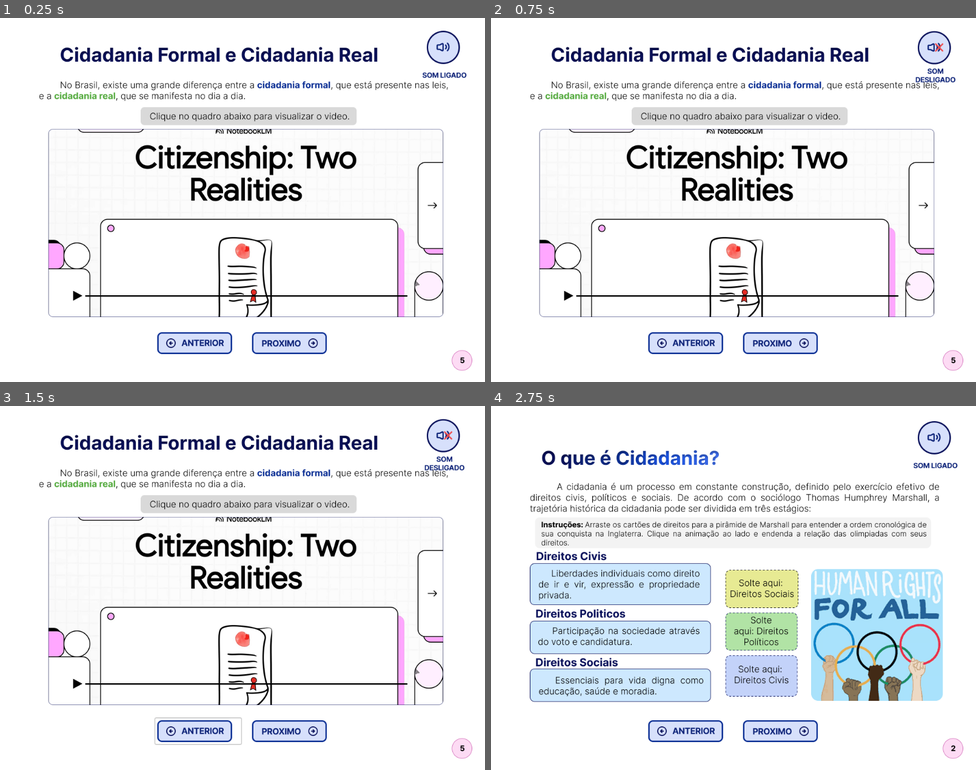
Above: before the commit, frames 1-4 (two rows, left to right).
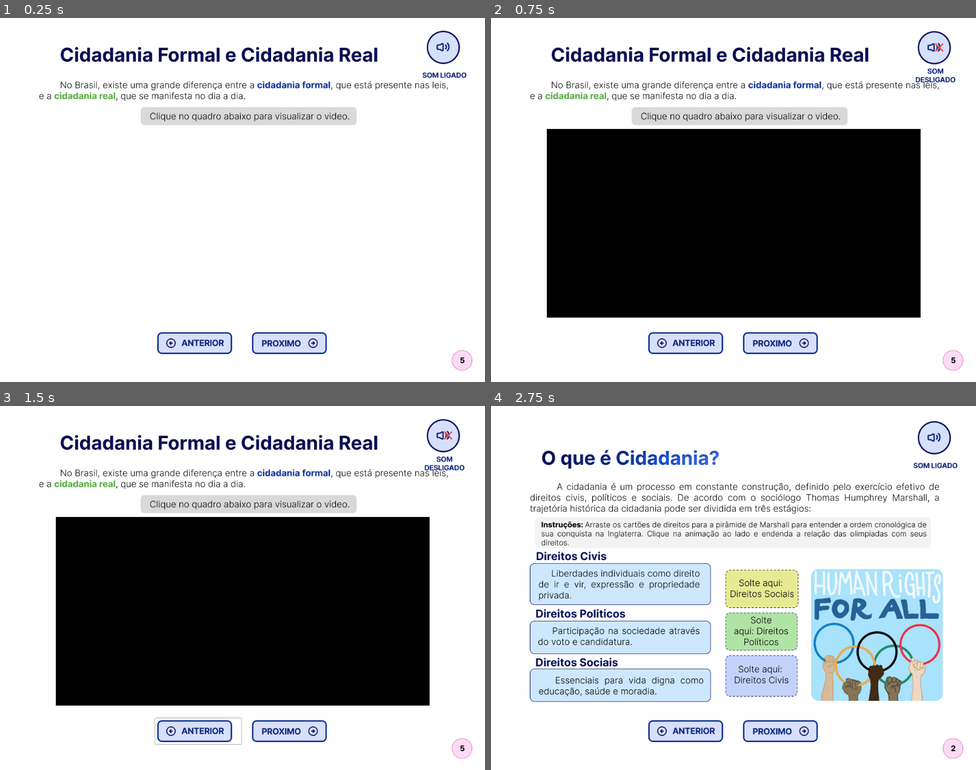
Above: after the commit, the same moments.

Repository: beatrizldsantos/ebook-direitos-e-cidadania
Game: Godot game, scene res://scenes/frame5_cidFormal.tscn
Two runs of this game, one before a commit and one after it. Both use one fixed random seed, a clock stepped at 60 frames per second and the inputs below. This scene is started directly instead of the project's main scene. Video files are missing from this copy of the repository; at most half a second of black plays in their place.
Inputs (mouse positions are in pixels of both pictures, inside the frame that each line leads up to):
- Up to frame 1 (0.25 s): no input
- Up to frame 2 (0.75 s): click (937, 58) at 0.5 s
- Up to frame 3 (1.5 s): click (198, 729) at 1.25 s
- Up to frame 4 (2.75 s): click (777, 729) at 2 s

The runs differ from the first frame. In frame 1, 5.2% of the frame differs, in the area x 9-92%, y 30-83%; in frame 2, 39%; in frame 3, 39%; in frame 4, nothing differs.

Commit message:
feat(video): adicionar player com controle por toque e gestos no tablet

Diff:
--- a/scenes/frame5_cidFormal.tscn
+++ b/scenes/frame5_cidFormal.tscn
@@ -1,8 +1,10 @@
-[gd_scene load_steps=7 format=3 uid="uid://lwo0234wpjdx"]
+[gd_scene load_steps=9 format=3 uid="uid://lwo0234wpjdx"]
 
 [ext_resource type="Texture2D" uid="uid://b1vhvebho20h8" path="res://assets/images/Frame 5 - Cidadania formal x Real.png" id="1_iiyad"]
+[ext_resource type="VideoStream" uid="uid://daa13553ox333" path="res://assets/Videos/Cidadania__Lei_vs-.ogv" id="2_1udua"]
 [ext_resource type="Texture2D" uid="uid://7r70t6s6ssnk" path="res://assets/button/som_liga.png" id="2_7toyl"]
 [ext_resource type="Texture2D" uid="uid://bp6c1kg4x7y7p" path="res://assets/button/som_desliga.png" id="3_1udua"]
+[ext_resource type="Script" uid="uid://bvfg1upqgs68l" path="res://scripts/video_stream_player.gd" id="3_2qbju"]
 [ext_resource type="Texture2D" uid="uid://cdfopk5gj6w6n" path="res://assets/button/ant_capa.png" id="4_2qbju"]
 [ext_resource type="Script" uid="uid://d26rndu622wp5" path="res://scripts/buttons.gd" id="5_qde3l"]
 [ext_resource type="Texture2D" uid="uid://c44a0li12xthv" path="res://assets/button/prox.png" id="6_wif45"]
@@ -16,13 +18,34 @@
 offset_bottom = 40.0
 
 [node name="TextureRect" type="TextureRect" parent="Control"]
-layout_mode = 0
-offset_right = 40.0
-offset_bottom = 40.0
+layout_mode = 1
+anchors_preset = -1
+anchor_top = 0.5
+anchor_bottom = 0.5
+offset_top = -20.0
+offset_right = 950.0
+offset_bottom = 594.0
 
 [node name="Frame2OQueÉCidadania" type="Sprite2D" parent="Control/TextureRect"]
 position = Vector2(512, 384)
 texture = ExtResource("1_iiyad")
+metadata/_edit_lock_ = true
+
+[node name="VideoStreamPlayer" type="VideoStreamPlayer" parent="Control/TextureRect"]
+layout_mode = 1
+anchors_preset = -1
+anchor_left = 0.149
+anchor_top = 0.404
+anchor_right = 0.95000005
+anchor_bottom = 1.0
+offset_left = -23.550003
+offset_top = -14.056015
+offset_right = 4.499939
+offset_bottom = 18.0
+stream = ExtResource("2_1udua")
+expand = true
+script = ExtResource("3_2qbju")
+metadata/_edit_lock_ = true
 
 [node name="GridContainer" type="GridContainer" parent="."]
 offset_left = 888.0
--- /dev/null
+++ b/scripts/video_stream_player.gd
@@ -0,0 +1,33 @@
+extends VideoStreamPlayer
+
+@onready var video_stream_player: VideoStreamPlayer = $"."
+
+var touch_start_pos: Vector2
+
+func _ready():
+	# Não inicia automaticamente, espera o toque
+	video_stream_player.stop()
+
+func _input(event):
+	if event is InputEventScreenTouch:
+		if event.pressed:
+			touch_start_pos = event.position
+		else:
+			var touch_end_pos = event.position
+			var delta = touch_end_pos - touch_start_pos
+
+			# TOQUE SIMPLES = PLAY/PAUSE
+			if delta.length() < 20:
+				if video_stream_player.is_playing():
+					video_stream_player.paused = !video_stream_player.paused
+				else:
+					video_stream_player.play()
+
+			# ARRASTAR PARA A ESQUERDA = STOP
+			elif delta.x < -50:
+				video_stream_player.stop()
+
+			# ARRASTAR PARA CIMA = REINICIAR
+			elif delta.y < -50:
+				video_stream_player.stop()
+				video_stream_player.play()
Not shown, added: assets/Videos/Cidadania__Lei_vs-.ogv.uid
Binary file changed: assets/images/Frame 5 - Cidadania formal x Real.png
Not shown, added: scripts/video_stream_player.gd.uid
Not shown, added: assets/Videos/Cidadania__Lei_vs-.ogv
Not shown, added: scenes/frame5_cidFormal.tscn1612052946.tmp
